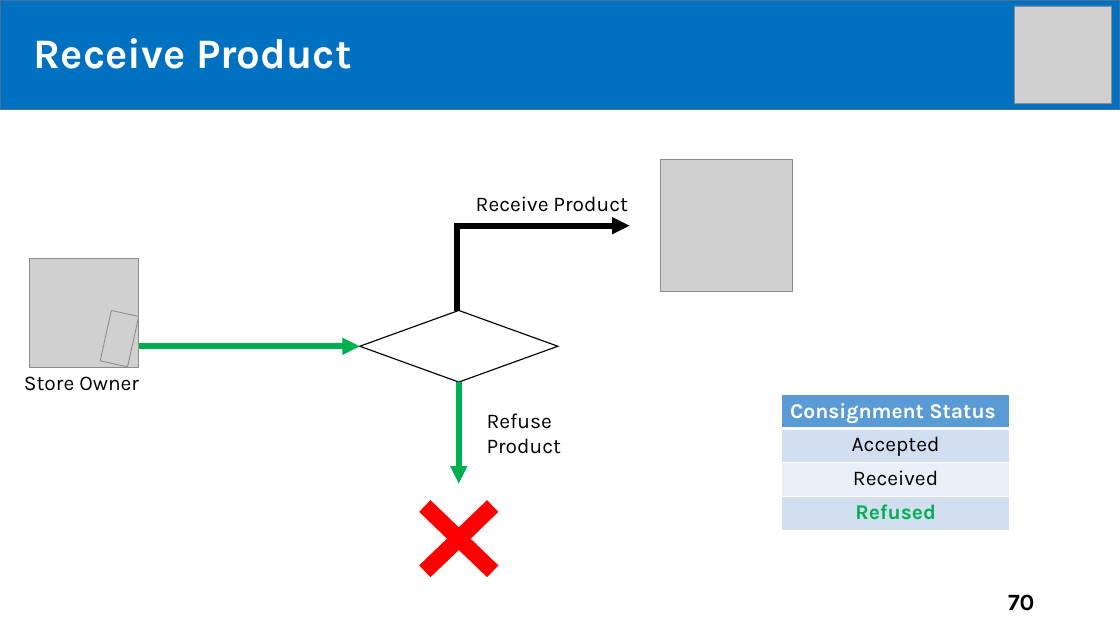
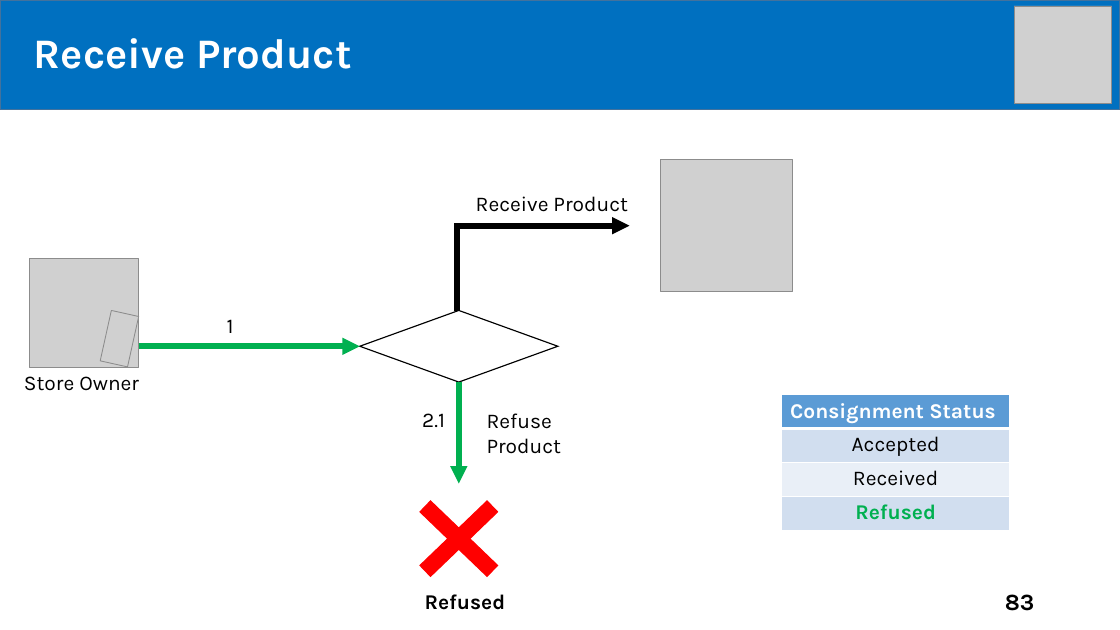
Before and after one commit to tiendan3108/CP, a slide deck: slide 83 of Source/Presentation/PreFinalPresentation.pptx (slide 70 before the commit). Drawn at 1120x630 pixels with LibreOffice and Linux fonts; fonts in the diff are those of the drawing; grey boxes stand for pictures. Boxes give left, top, right and bottom in pixels: in the first picture for what was removed or moved away, otherwise in the second. Text is boxed around its words. In the diff, an @@ line names an element or a change of style, - is before the commit and + after.

```diff
--- a/Source/Presentation/PreFinalPresentation.pptx
+++ b/Source/Presentation/PreFinalPresentation.pptx
@@ text added at bbox=[227, 319, 234, 333], 18 pt, text #000000 @@
+1
@@ text added at bbox=[422, 413, 445, 427], 18 pt, text #000000 @@
+2.1
@@ text added at bbox=[425, 594, 506, 610], 18 pt, text #000000, bold @@
+Refused
@@ page number at bbox=[1005, 594, 1035, 611]: text changed @@
-70
+83
```
Also in this commit, not shown: 22 other slides changed, 14 slides added.
